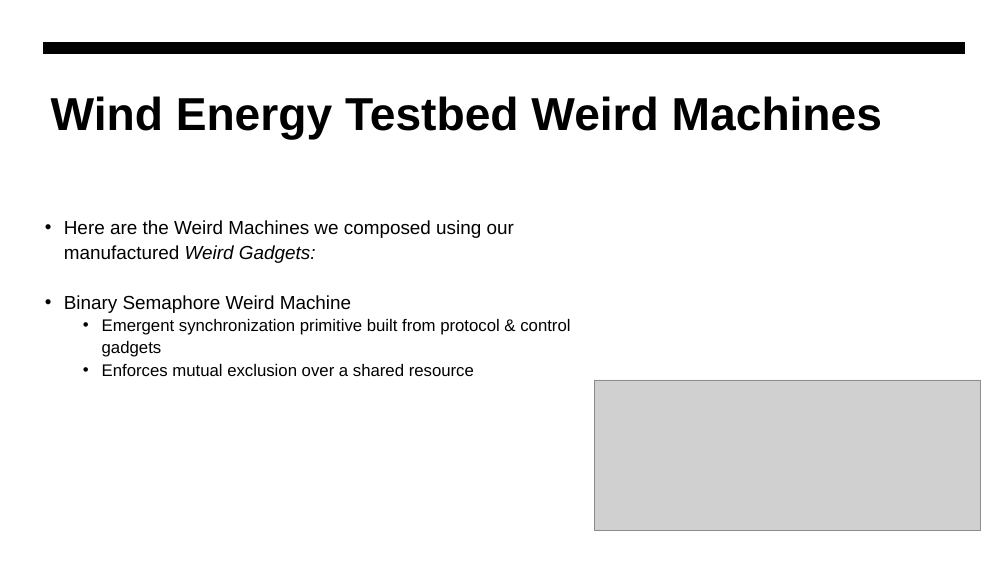
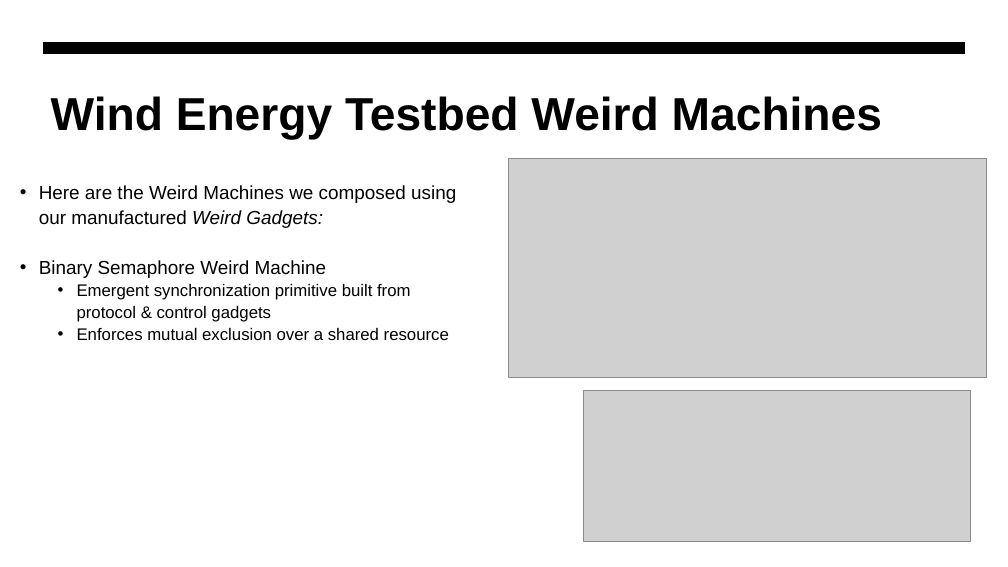
Before and after one commit to rossgore/weird_machine_gadgets, a slide deck: slide 15 of blog/WeirdMachinePresentation-ODU.pptx (slide 14 before the commit). Drawn at 1008x567 pixels with LibreOffice and Linux fonts; fonts in the diff are those of the drawing; grey boxes stand for pictures. Boxes give left, top, right and bottom in pixels: in the first picture for what was removed or moved away, otherwise in the second. Text is boxed around its words. In the diff, an @@ line names an element or a change of style, - is before the commit and + after.

```diff
--- a/blog/WeirdMachinePresentation-ODU.pptx
+++ b/blog/WeirdMachinePresentation-ODU.pptx
@@ text "Here are the Weird Machines ..." rewrapped from [64, 220, 570, 376] to [39, 185, 456, 340] @@
@@ picture added at [509, 159, 987, 377] @@
@@ picture: place and size @@
-picture at [594, 380, 981, 531]
+picture at [584, 391, 970, 541]
```
Also in this commit, not shown: 5 other slides changed, 2 slides added, 1 other file.
